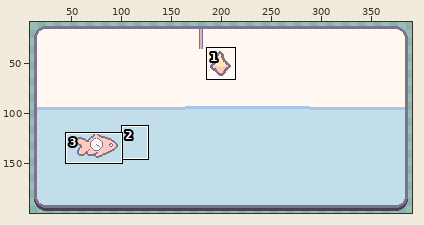
Edited in one commit: pixel-art file (assets/sprites/draft/fishing-minigame.aseprite). Above: a wide view before the commit, with the close-up outlined.
Close-up. Old version:
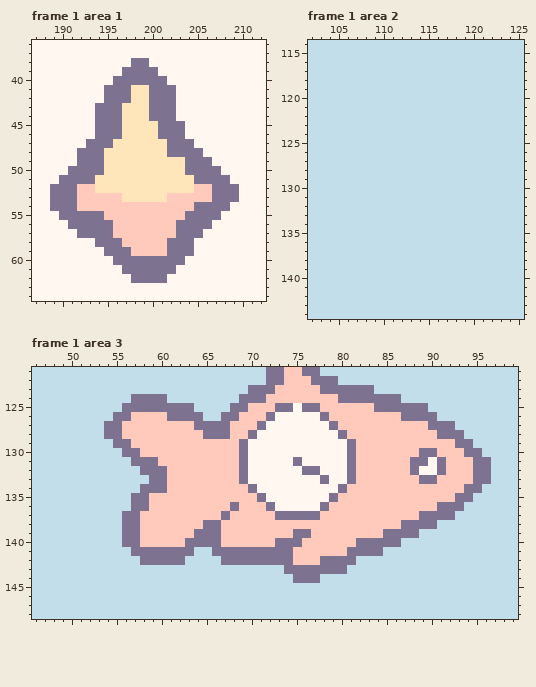
400x200 pixels, 6 frames. Shown: frame 1 area 1: x 187..212, y 36..64; frame 1 area 2: x 102..125, y 114..144; frame 1 area 3: x 46..99, y 121..148. The wide view leaves out empty margins.
The result:
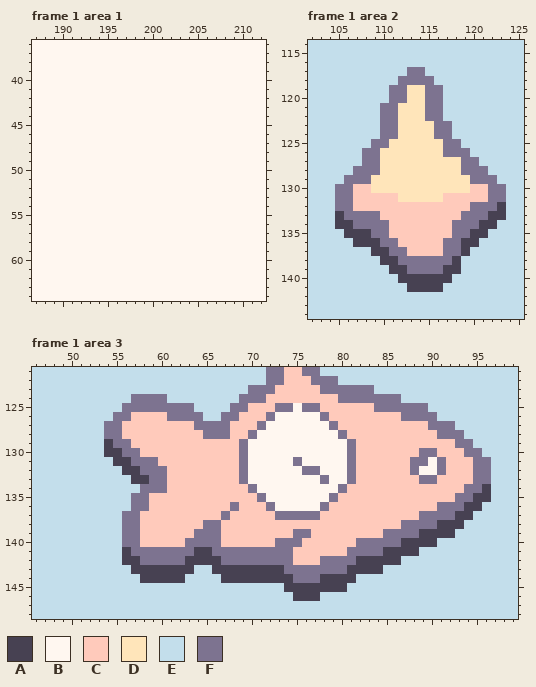
Palette (. is transparent): A #474152  B #fff7f0  C #ffcabb  D #ffe5ba  E #c3deeb  F #7d7390
From old to new:
Changed rows in their new state; - is an unchanged pixel.
Frame 1 area 1, layer "fish":
first column x 189:
38 ---------BB----------
39 --------BBBB---------
40 -------BBBBBB--------
41 ------BBBBBBBB-------
42 ------BBBBBBBB-------
43 -----BBBBBBBBB-------
44 -----BBBBBBBBB-------
45 -----BBBBBBBBBB------
46 -----BBBBBBBBBB------
47 ----BBBBBBBBBBBB-----
48 ---BBBBBBBBBBBBBB----
49 ---BBBBBBBBBBBBBBB---
50 --BBBBBBBBBBBBBBBBB--
51 -BBBBBBBBBBBBBBBBBBB-
52 BBBBBBBBBBBBBBBBBBBBB
53 BBBBBBBBBBBBBBBBBBBBB
54 BBBBBBBBBBBBBBBBBBBB-
55 -BBBBBBBBBBBBBBBBBB--
56 --BBBBBBBBBBBBBBBB---
57 ---BBBBBBBBBBBBBB----
58 -----BBBBBBBBBBB-----
59 ------BBBBBBBBBB-----
60 -------BBBBBBBB------
61 --------BBBBBB-------
62 ---------BBBB--------
Frame 1 area 2, layer "fish":
first column x 105:
117 --------FF---------
118 -------FFFF--------
119 ------FFDDFF-------
120 ------FFDDFF-------
121 -----FFDDDFF-------
122 -----FFDDDFF-------
123 -----FFDDDDFF------
124 -----FFDDDDFF------
125 ----FFDDDDDDFF-----
126 ---FFDDDDDDDFFF----
127 ---FFDDDDDDDDDFF---
128 --FFFDDDDDDDDDFFF--
129 -FFFDDDDDDDDDDDFFF-
130 FFCCDDDDDDDDDDDCCFF
131 FFCCCCCDDDDDCCCCCFF
132 FFCCCCCCCCCCCCCFFFA
133 AFFFFCCCCCCCCCFFFAA
134 AAFFFFCCCCCCCFFFAA-
135 -AAAFFCCCCCCCFFAA--
136 --AAAFFCCCCCFFAA---
137 ----AAFFCCCCFFA----
138 -----AAFFFFFFA-----
139 ------AAFFFFAA-----
140 -------AAAAAA------
141 --------AAAA-------
Frame 1 area 3, layer "fish":
first column x 54:
129 A------------------------------------------
130 AA-----------------------------------------
131 -AA----------------------------------------
132 --AA---------------------------------------
133 ---AA--------------------------------------
134 ------------------------------------------A
135 -----------------------------------------AA
136 ----------------------------------------AA-
137 ---------------------------------------AA--
138 -------------------------------------AAA---
139 -----------------------------------AAAA----
140 ---------------------------------AAAA------
141 --A-------AA-------------------AAAA--------
142 --AA-----AAAA---------------AAAAA----------
143 ---AAAAAAA--AAAAAAAA-------AAAA------------
144 ----AAAAA----AAAAAAAA---AAAA---------------
145 --------------------AAAAAAA----------------
146 ---------------------AAA-------------------
Where, in picture pixels (left, top, right, bottom), the same in both close-ups:
changed: (50, 58, 239, 283)
changed: (335, 67, 506, 292)
changed: (104, 439, 149, 484)
changed: (122, 484, 491, 601)
